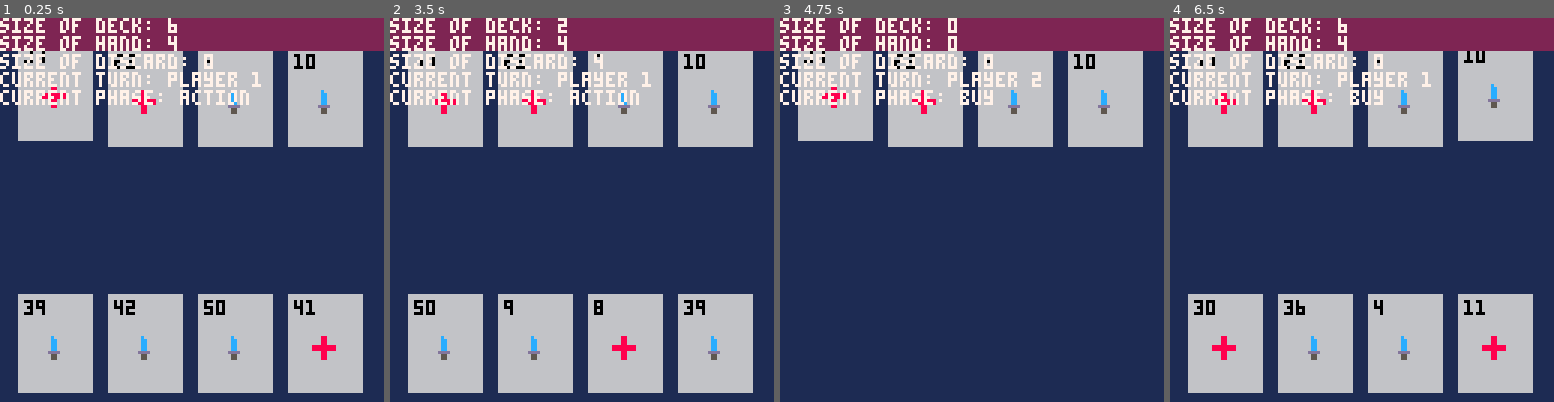
Above: before the commit, frames 1-4 (left to right).
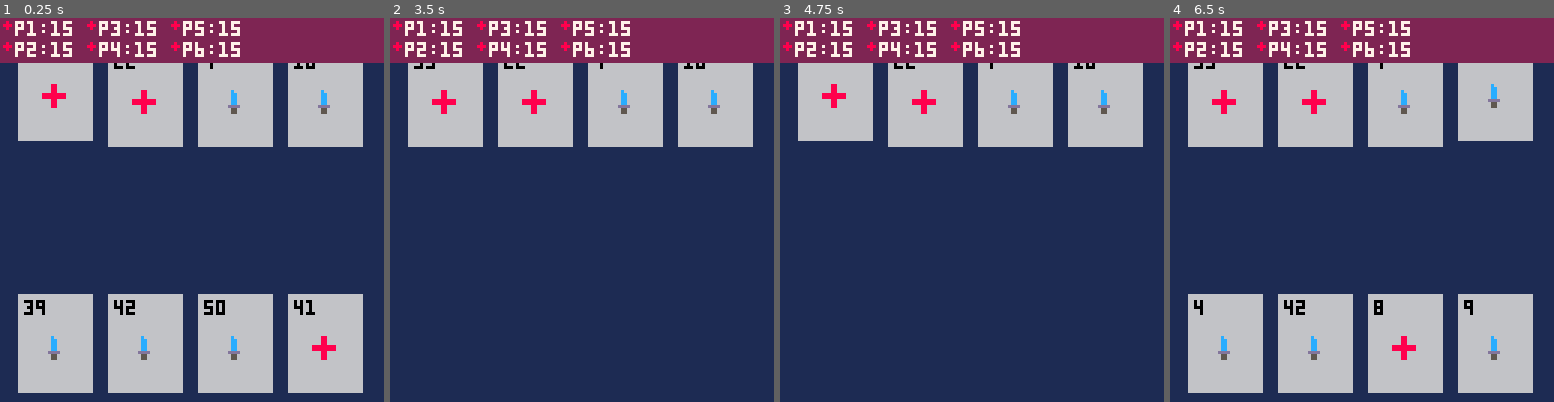
Above: after the commit, the same moments.

Repository: camden/minidom
Game: PICO-8 cartridge dom.p8
Same seed, same stepped clock (60 frames per second), same inputs: the game is played once before the commit and once after it.
Inputs:
- Up to frame 1 (0.25 s): no input
- Up to frame 2 (3.5 s): tap X (X key) at 0.33, 1.07, 1.85, 2.97 s; tap O (Z key) at 0.7, 1.7, 2.1, 2.5, 2.9, 3.3 s; hold Right 1.6-2.1 s; hold Right 2.47-3.03 s; hold Left from 3.08 s (still down)
- Up to frame 3 (4.75 s): release Left at 3.58 s; tap O (Z key) at 3.7, 4.1, 4.5 s; hold Right 4.02-4.68 s; tap X (X key) at 4.08 s
- Up to frame 4 (6.5 s): tap O (Z key) every 0.4 s from 4.9 to 6.1 s; hold Left 5.08-5.68 s; tap X (X key) at 5.2, 6.32 s; hold Right from 6.08 s (still down)

The runs differ from the first frame. In frame 1, 7.7% of the frame differs, in the area x 0-100%, y 0-23%; in frame 2, 28%, in the area x 0-100%, y 0-98%; in frame 3, 7.7%; in frame 4, 8.5%.

Commit message:
added health count for each player

Diff:
--- a/dom.p8
+++ b/dom.p8
@@ -4,12 +4,12 @@
 
 --[[
 
-A turn consists of the following sequence:
-- Perform actions
-- Buy cards
-- Discard whole hand
-- Draw 4 new cards
-- Pass turn to next player
+a turn consists of the following sequence:
+- perform actions
+- buy cards
+- discard whole hand
+- draw 4 new cards
+- pass turn to next player
 
 --]]
 
@@ -40,7 +40,7 @@
 dbg4 = ''
 dbg5 = ''
 
-num_players = 3
+num_players = 6
 current_turn = 1
 
 -- phases:
@@ -135,7 +135,7 @@
   paint_current_hand()
   paint_shop_hand()
   paint_ui()
-  debug(0, 0)
+  --debug(0, 0)
 end
 
 -- input functions ---------------------------------------------
@@ -323,9 +323,28 @@
 end
 
 function paint_ui()
-  rectfill(0, 0, 127, 10, 2)
+  local bar_h = 14
+  local health_y = 1
+  local row_offset = 7
+  local col_offset = 28
+  rectfill(0, 0, 127, bar_h, 2)
   -- show health for each player
-  spr(4, 0, 0)
+  local col_count = 0
+  for i=1,num_players do
+    local health_x = 5 + col_count * col_offset
+    if i % 2 == 1 then
+      spr(4, health_x - 4, health_y)
+      print('p' .. i .. ':' .. players[i].health,
+        health_x,
+        health_y, 7)
+    else
+      spr(4, health_x - 4, health_y + row_offset)
+      print('p' .. i .. ':' .. players[i].health,
+        health_x,
+        health_y + row_offset, 7)
+      col_count += 1
+    end
+  end
 end
 
 -- utility functions ---------------------------------------------
@@ -407,9 +426,9 @@
 end
 
 __gfx__
-0000000000088000000c000000088000000000000000000000000000000000000000000000000000000000000000000000000000000000000000000000000000
-0000000000088000000cc00000088000000000000000000000000000000000000000000000000000000000000000000000000000000000000000000000000000
-0070070000088000000cc00000088000000000000000000000000000000000000000000000000000000000000000000000000000000000000000000000000000
+0000000000088000000c000000088000080000000000000000000000000000000000000000000000000000000000000000000000000000000000000000000000
+0000000000088000000cc00000088000888000000000000000000000000000000000000000000000000000000000000000000000000000000000000000000000
+0070070000088000000cc00000088000080000000000000000000000000000000000000000000000000000000000000000000000000000000000000000000000
 0007700000088000000cc00088888888000000000000000000000000000000000000000000000000000000000000000000000000000000000000000000000000
 0007700008888880000cc00088888888000000000000000000000000000000000000000000000000000000000000000000000000000000000000000000000000
 007007000088880000dddd0000088000000000000000000000000000000000000000000000000000000000000000000000000000000000000000000000000000
